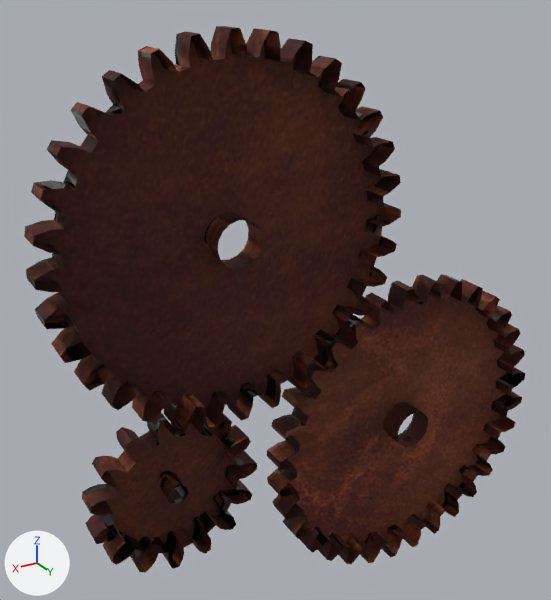
Two versions of the glTF model assets/props/hurda/rusty_gears_01.glb, one commit apart.
One viewpoint serves both versions: a 50 mm camera at (0.205, 0.286, 0.33) aimed at (0.02, -0.022, 0.176). Every picture has the same lights, and +X, +Y and +Z are marked at lower left. The first picture is the older version. Objects named as collision shapes, trigger or cutter boxes, shadow casters or lower levels of detail are left out. Vertices at exactly the same position are counted once.

In view in the first picture: 'rusty_gears_01'.
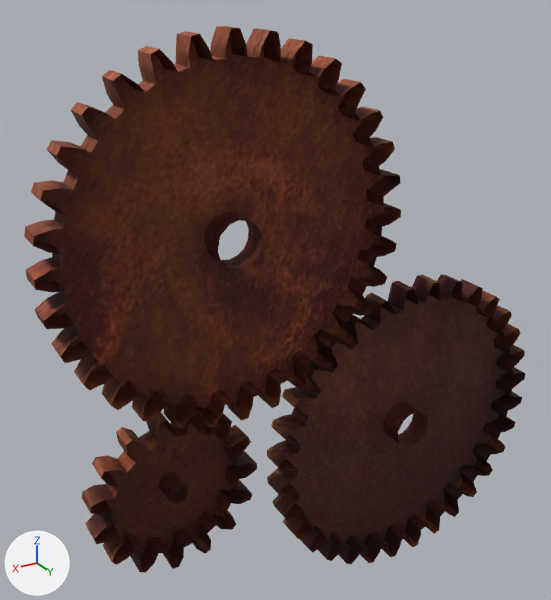
Edits to the bpy script that builds the scene:
```text
Change me_rusty_gears_rusty_gears_0_451:
    used by ob_rusty_gears_01; location = (0.0, 0.0, 0.0)
    remove me_rusty_gears_rusty_gears_0_451.from_pydata(...)  # 1097 vertices, 1651 faces; spans x -0.144..0.144, y -0.007..0.007, z 0.0..0.31
    add me_rusty_gears_rusty_gears_0_451.from_pydata(...)  # 987 vertices, 1500 faces; spans x -0.144..0.144, y -0.007..0.007, z 0.0..0.31
    me_rusty_gears_rusty_gears_0_451 part 1: 2 vertices moved from x 0.095..0.123, y -0.007, z 0.098..0.118 to x 0.096..0.123, y -0.007, z 0.099..0.118; 170 vertices removed from x -0.138..0.137, y -0.007..0.007, z 0.008..0.302; 71 vertices added at x -0.134..0.128, y -0.007..0.007, z 0.033..0.302
    me_rusty_gears_rusty_gears_0_451 part 2: 12 vertices removed from x -0.065..-0.044, y -0.007..0.007, z 0.079..0.099; 4 vertices added at x -0.064..-0.044, y -0.007..0.007, z 0.08..0.092
    me_rusty_gears_rusty_gears_0_451 part 3: 5 vertices removed from x -0.027..0.036, y -0.006..0.007, z 0.233..0.308; 2 vertices added at x -0.01..0.035, y -0.006..0.007, z 0.282..0.308
    me_rusty_gears_rusty_gears_0_451 part 4: 1143 kept faces spanning x -0.144..0.144, y -0.007..0.007, z 0.0..0.31 get new texture (UV) coordinates
```

Where the change shows, as pixel boxes (x1, y1, x2, y2) in the pictures (551 x 600 px):
part 1 of me_rusty_gears_rusty_gears_0_451, reshaped: before (43, 35, 524, 572); after (66, 35, 524, 572)
part 2 of me_rusty_gears_rusty_gears_0_451, reshaped: before (289, 406, 428, 533); after (290, 417, 428, 533)
part 3 of me_rusty_gears_rusty_gears_0_451, reshaped: before (260, 30, 400, 196); after (260, 30, 366, 111)
part 4 of me_rusty_gears_rusty_gears_0_451, surface changed: (24, 26, 525, 573) in both
